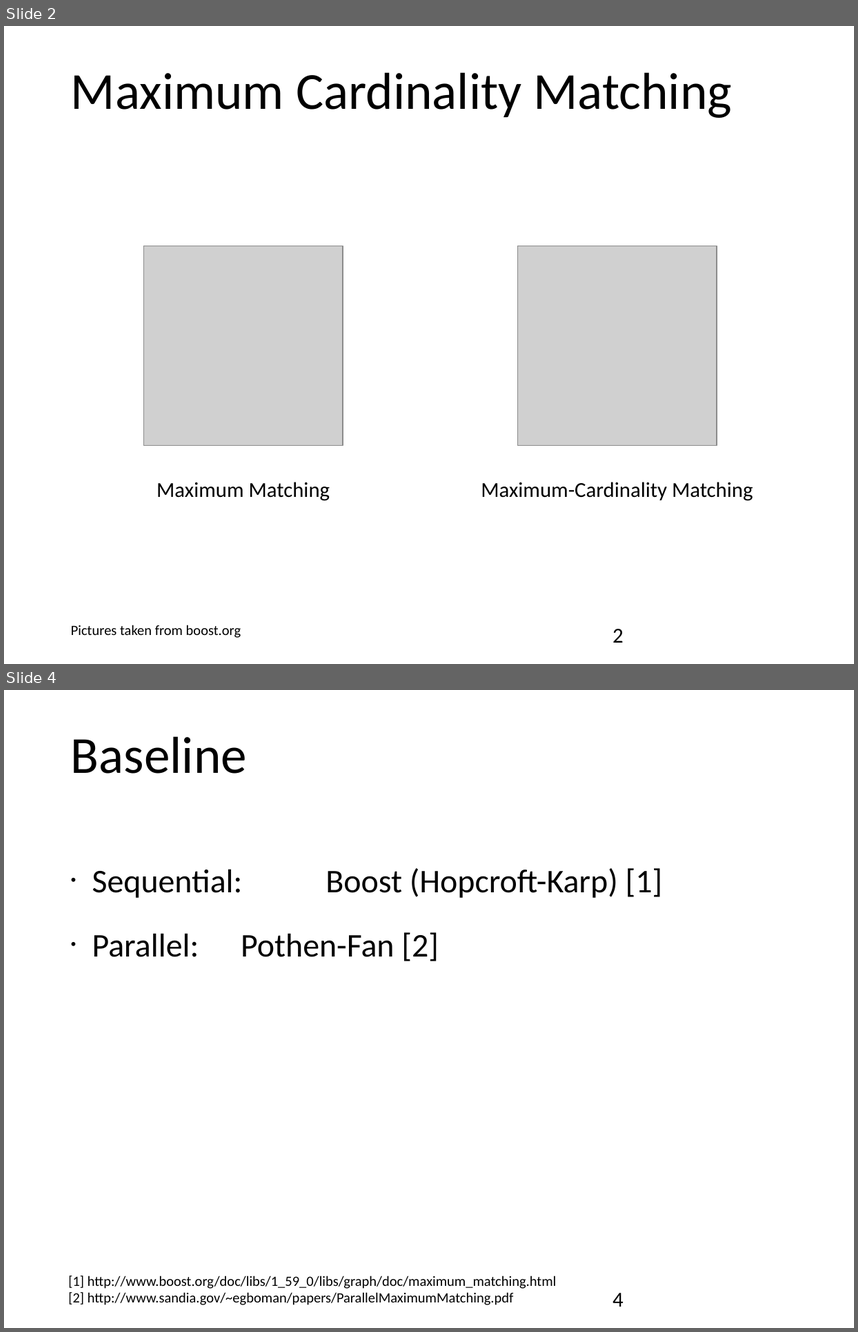
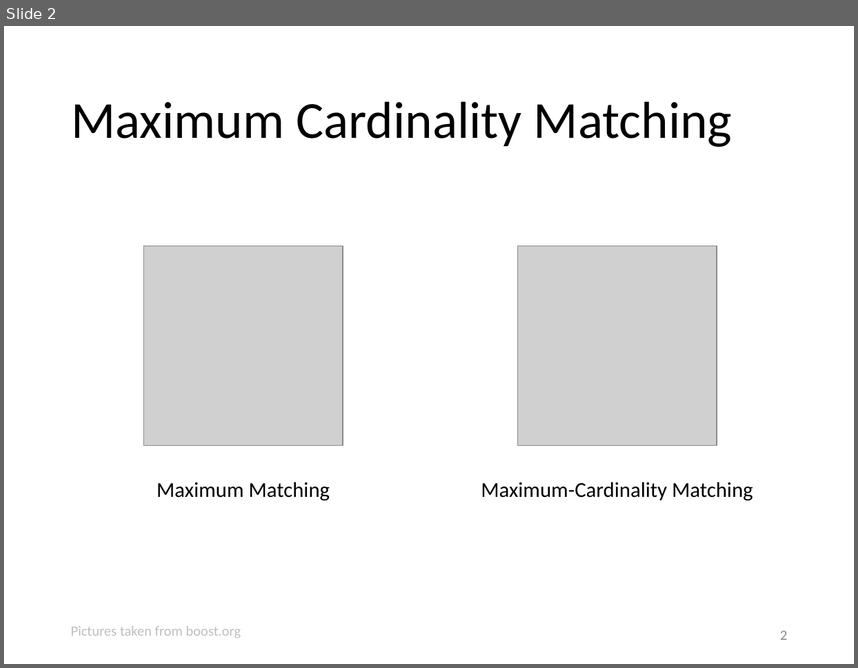
Before and after one commit to suem/dphpc-project, a slide deck: docs/media/presentations/Progress Report.odp. Shown one above the other, each under a label of ours: slides 2 and 4 before the commit, slide 2 after it; the slides between them are not shown. The pictures are 858x1332 and 858x668 pixels, drawn with LibreOffice and Linux fonts; fonts in the diff are those of the drawing; grey boxes stand for pictures. Boxes give left, top, right and bottom in pixels: in the first picture for what was removed or moved away, otherwise in the second. Text is boxed around its words. In the diff, an @@ line names an element or a change of style, - is before the commit and + after.

```diff
--- a/docs/media/presentations/Progress Report.odp
+++ b/docs/media/presentations/Progress Report.odp
@@ slide 4 removed at bbox=[4, 690, 854, 1328], background #FFFFFF @@
@@ title removed at bbox=[71, 736, 247, 773] @@
-Baseline
@@ text removed at bbox=[92, 868, 663, 961] @@
-• Sequential: Boost (Hopcroft-Karp) [1]
-• Parallel: Pothen-Fan [2]
@@ text removed at bbox=[68, 1275, 557, 1305] @@
-[1] http://www.boost.org/doc/libs/1_59_0/libs/graph/doc/maximum_matching.html
-[2] http://www.sandia.gov/~egboman/papers/ParallelMaximumMatching.pdf
@@ page number removed at bbox=[613, 1292, 624, 1306] @@
-4
@@ slide 2 changed as well @@
@@ title "Maximum Cardinality Matching" at bbox=[71, 101, 732, 147]: vertical alignment top to middle @@
@@ text "Pictures taken from boost.org" at bbox=[71, 626, 241, 637]: text colour #000000 to #BFBFBF @@
@@ page number at bbox=[780, 630, 787, 639]: size 18 to 12 pt, text colour #000000 to #898989; alignment left to right; vertical alignment top to middle @@
```
Also in this commit, not shown: 6 other slides changed, 1 slide added, 1 other file.
